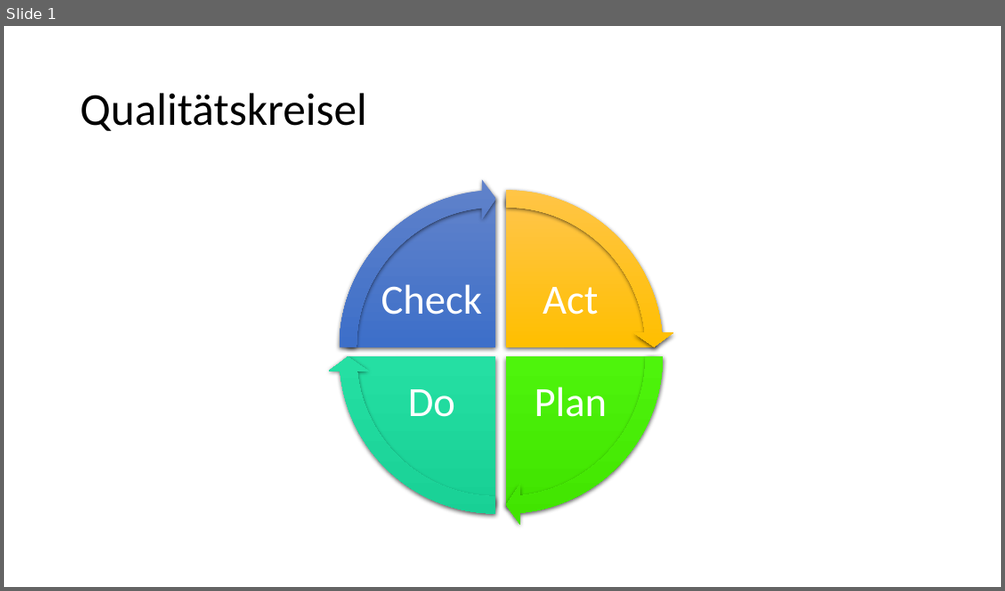
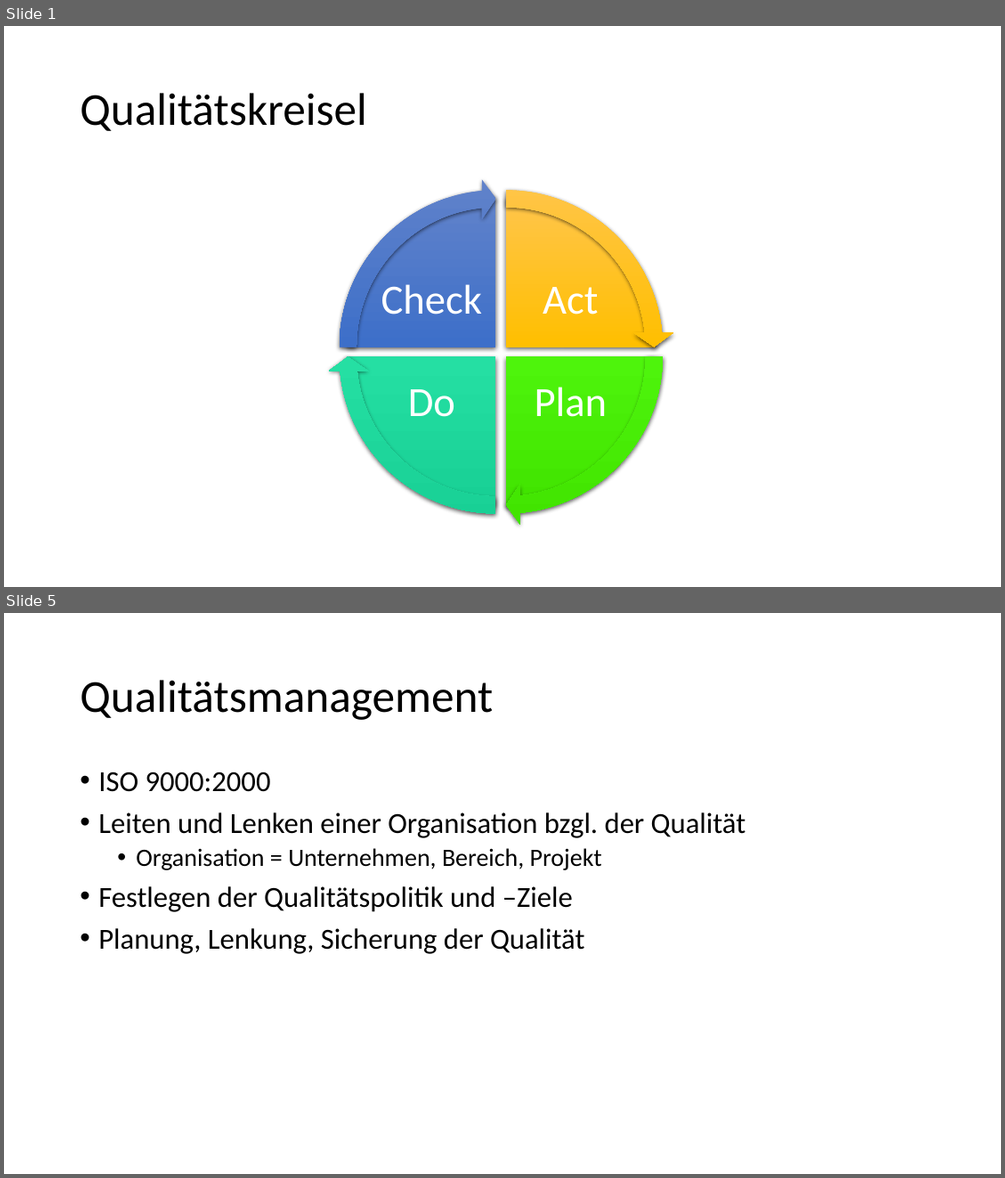
Before and after one commit to Masterarth/PM, a slide deck: documents/projectmanagement/Steuerung/Qualitätskreisel.pptx. Shown one above the other, each under a label of ours: slide 1 before the commit, slides 1 and 5 after it; the slides between them are not shown. The pictures are 1005x591 and 1005x1178 pixels, drawn with LibreOffice and Linux fonts; fonts in the diff are those of the drawing. Boxes give left, top, right and bottom in pixels: in the first picture for what was removed or moved away, otherwise in the second. Text is boxed around its words. In the diff, an @@ line names an element or a change of style, - is before the commit and + after.

```diff
--- a/documents/projectmanagement/Steuerung/Qualitätskreisel.pptx
+++ b/documents/projectmanagement/Steuerung/Qualitätskreisel.pptx
@@ slide 5 added at (4, 613, 1001, 1174), background #FFFFFF @@
@@ title added at (80, 680, 493, 720), 44 pt, text #000000 @@
+Qualitätsmanagement
@@ text added at (98, 771, 745, 954), 28 pt, text #000000 @@
+• ISO 9000:2000
+• Leiten und Lenken einer Organisation bzgl. der Qualität
+  • Organisation = Unternehmen, Bereich, Projekt
+• Festlegen der Qualitätspolitik und –Ziele
+• Planung, Lenkung, Sicherung der Qualität
```
Also in this commit, not shown: 12 other slides added, 9 other files.
